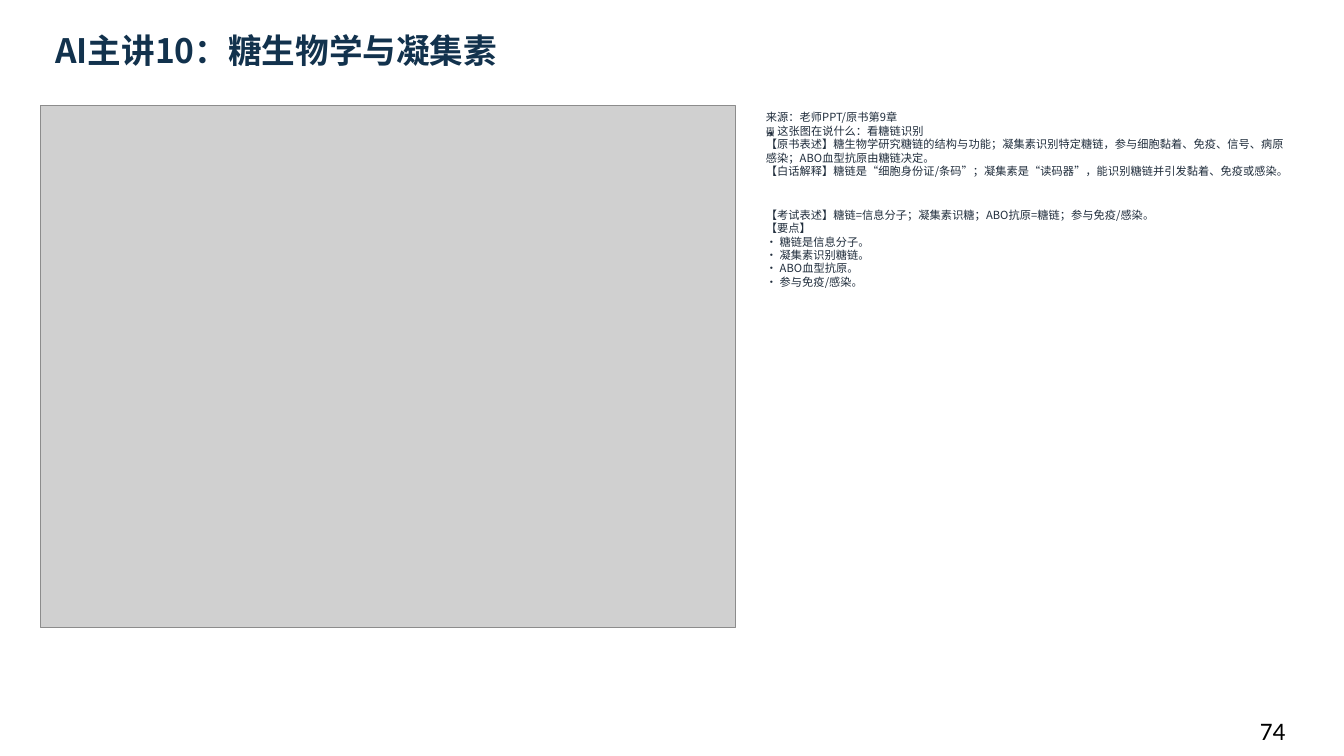
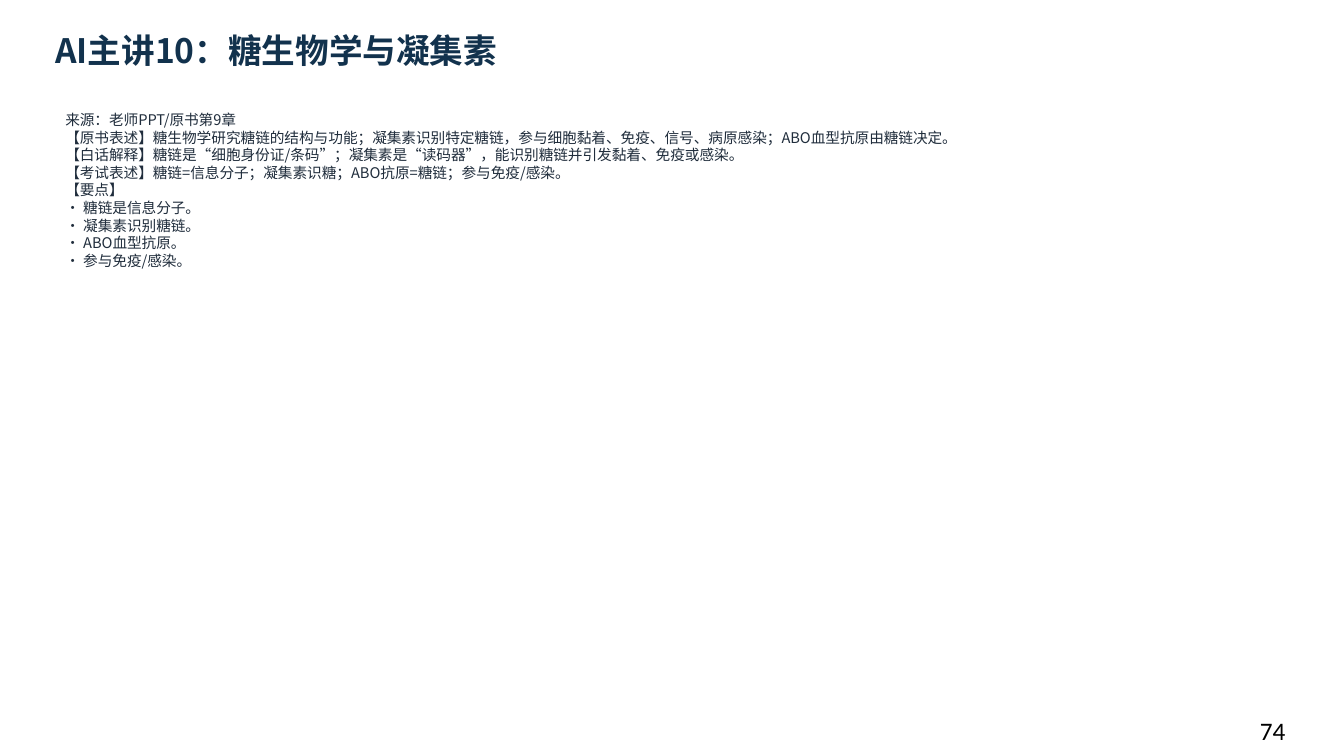
Before and after one commit to newkan-li/Biochemistry, a slide deck: slide 74 of downloads/bc09-ai-style.pptx. Drawn at 1344x756 pixels with LibreOffice and Linux fonts; fonts in the diff are those of the drawing; grey boxes stand for pictures. Boxes give left, top, right and bottom in pixels: in the first picture for what was removed or moved away, otherwise in the second. Text is boxed around its words. In the diff, an @@ line names an element or a change of style, - is before the commit and + after.

```diff
--- a/downloads/bc09-ai-style.pptx
+++ b/downloads/bc09-ai-style.pptx
@@ picture removed at (40,106,736,627) @@
@@ text at (65,112,957,269): text changed; size 8 to 10.5 pt @@
-来源：老师PPT/原书第9章
-🖼 这张图在说什么：看糖链识别
-【原书表述】糖生物学研究糖链的结构与功能；凝集素识别特定糖链，参与细胞黏着、免疫、信号、病原感染；ABO血型抗原由糖链决定。
-【白话解释】糖链是“细胞身份证/条码”；凝集素是“读码器”，能识别糖链并引发黏着、免疫或感染。
-【考试表述】糖链=信息分子；凝集素识糖；ABO抗原=糖链；参与免疫/感染。
-【要点】
-• 糖链是信息分子。
-• 凝集素识别糖链。
-• ABO血型抗原。
-• 参与免疫/感染。
+来源：老师PPT/原书第9章
+【原书表述】糖生物学研究糖链的结构与功能；凝集素识别特定糖链，参与细胞黏着、免疫、信号、病原感染；ABO血型抗原由糖链决定。
+【白话解释】糖链是“细胞身份证/条码”；凝集素是“读码器”，能识别糖链并引发黏着、免疫或感染。
+【考试表述】糖链=信息分子；凝集素识糖；ABO抗原=糖链；参与免疫/感染。
+【要点】
+• 糖链是信息分子。
+• 凝集素识别糖链。
+• ABO血型抗原。
+• 参与免疫/感染。
```
Also in this commit, not shown: 15 other slides changed, 15 other files.
